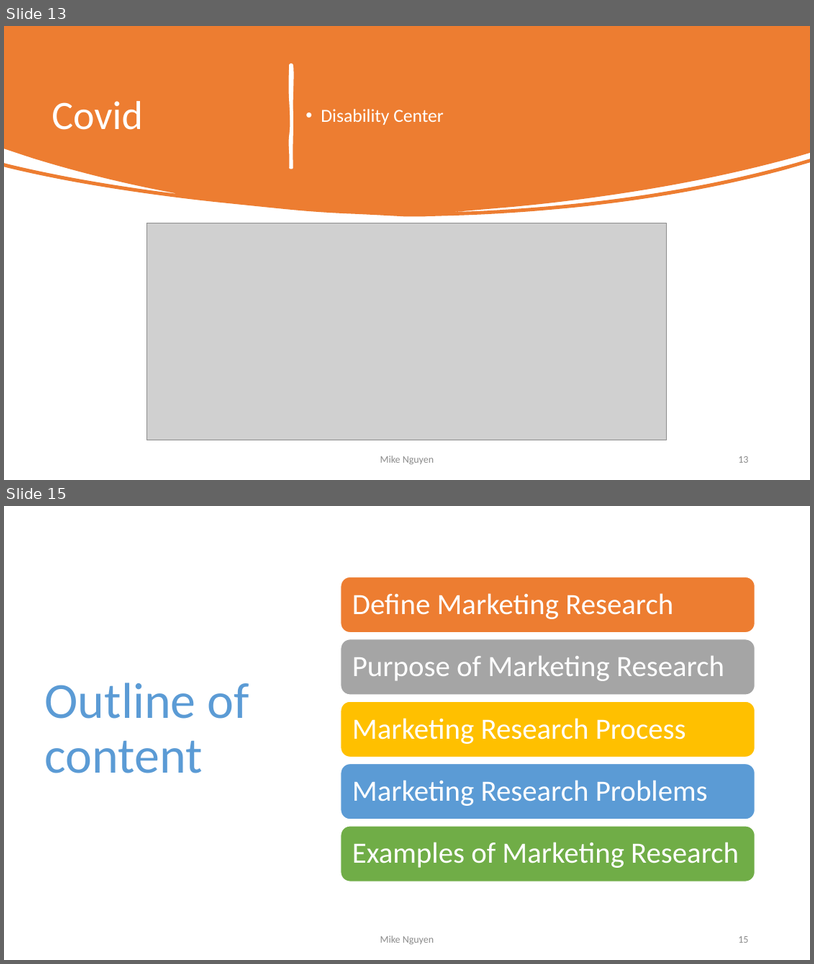
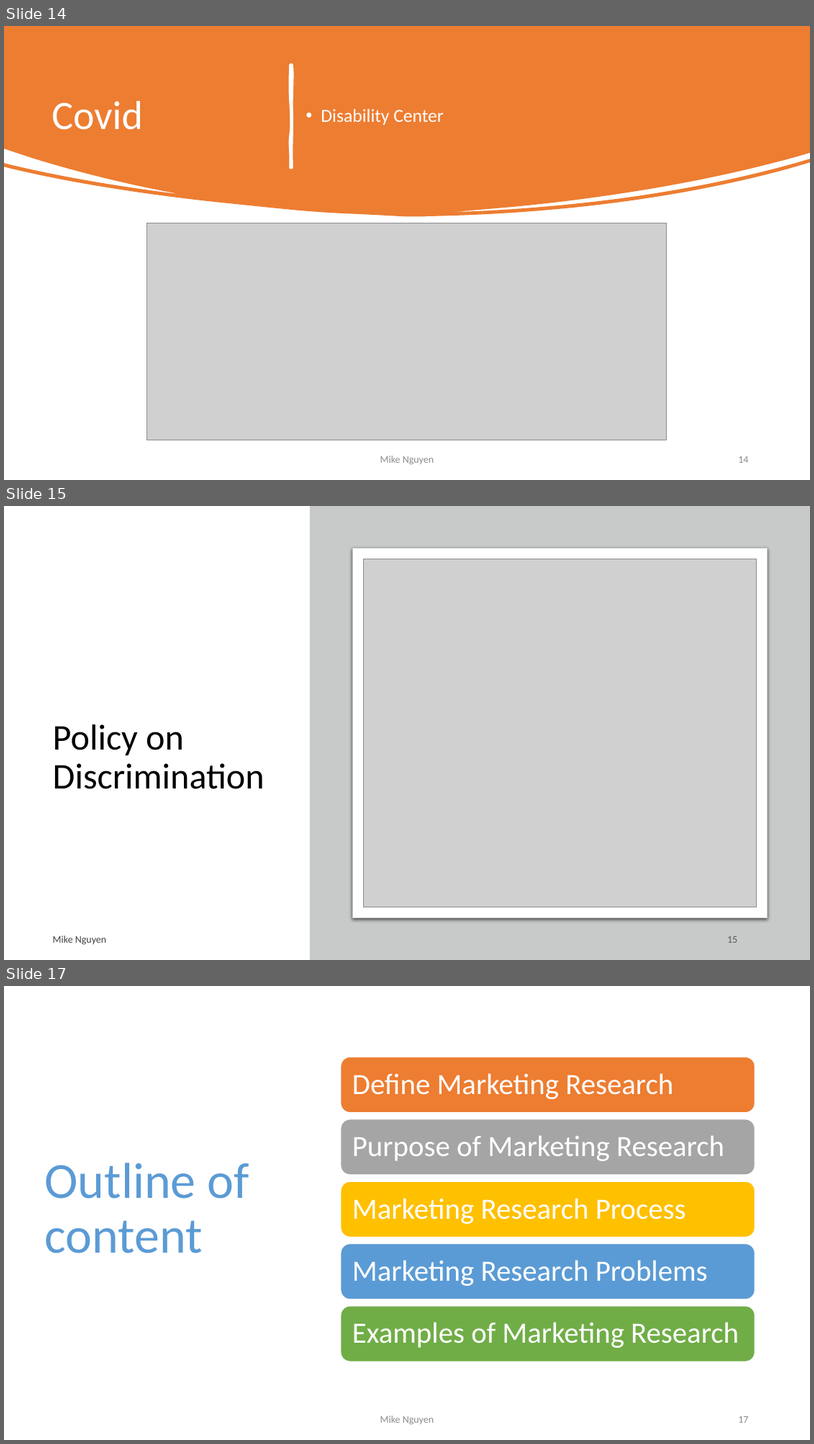
Before and after one commit to mikenguyen13/mar4050, a slide deck: lectures/1/1_Introduction to Marketing Research.pptx. Shown one above the other, each under a label of ours: slides 13 and 15 before the commit, slides 14, 15 and 17 after it; the slides between them are not shown. The pictures are 814x964 and 814x1444 pixels, drawn with LibreOffice and Linux fonts; fonts in the diff are those of the drawing; grey boxes stand for pictures. Boxes give left, top, right and bottom in pixels: in the first picture for what was removed or moved away, otherwise in the second. Text is boxed around its words. In the diff, an @@ line names an element or a change of style, - is before the commit and + after.

```diff
--- a/lectures/1/1_Introduction to Marketing Research.pptx
+++ b/lectures/1/1_Introduction to Marketing Research.pptx
@@ slide 15 added at (4, 506, 810, 960), background #FFFFFF @@
@@ rectangle added at (310, 506, 810, 960), fill #C8CACA @@
@@ rounded rectangle added at (353, 548, 767, 917), fill #FFFFFF, outline #C8CACA 0.75 pt @@
@@ picture added at (364, 559, 756, 906) @@
@@ title added at (53, 724, 265, 789), 43 pt, text #000000 @@
+Policy on Discrimination
@@ text added at (53, 935, 106, 944), 12 pt, text #404040 @@
+Mike Nguyen
@@ page number added at (728, 936, 738, 942), 12 pt, text #595959 @@
+15
@@ what was slide 13 is now slide 14 @@
@@ page number at (738, 456, 748, 462): text changed @@
-13
+14
@@ what was slide 15 is now slide 17 @@
@@ page number at (738, 1416, 748, 1422): text changed @@
-15
+17
```
Also in this commit, not shown: 1 other slide added, 1 other file.
